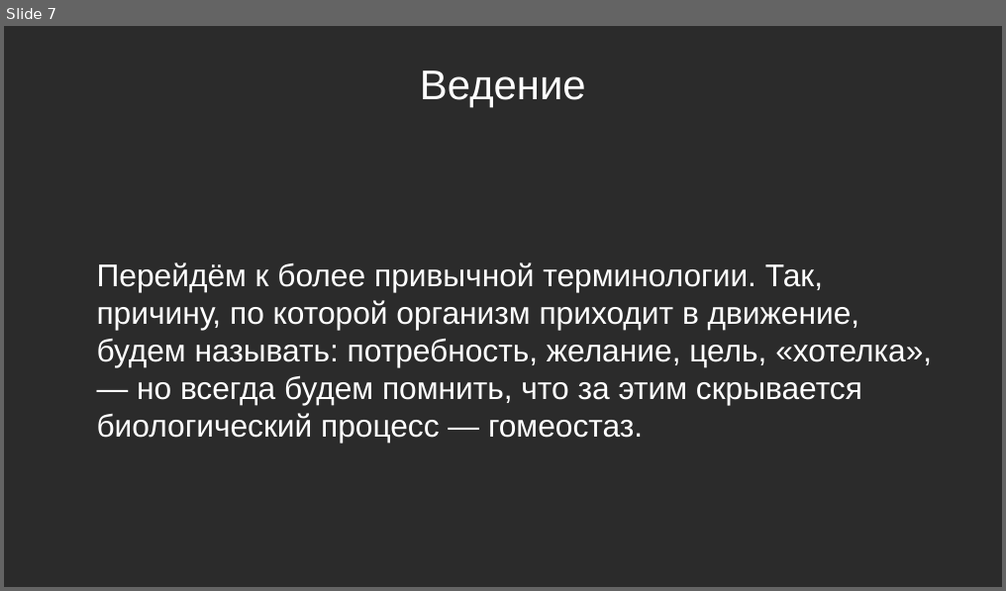
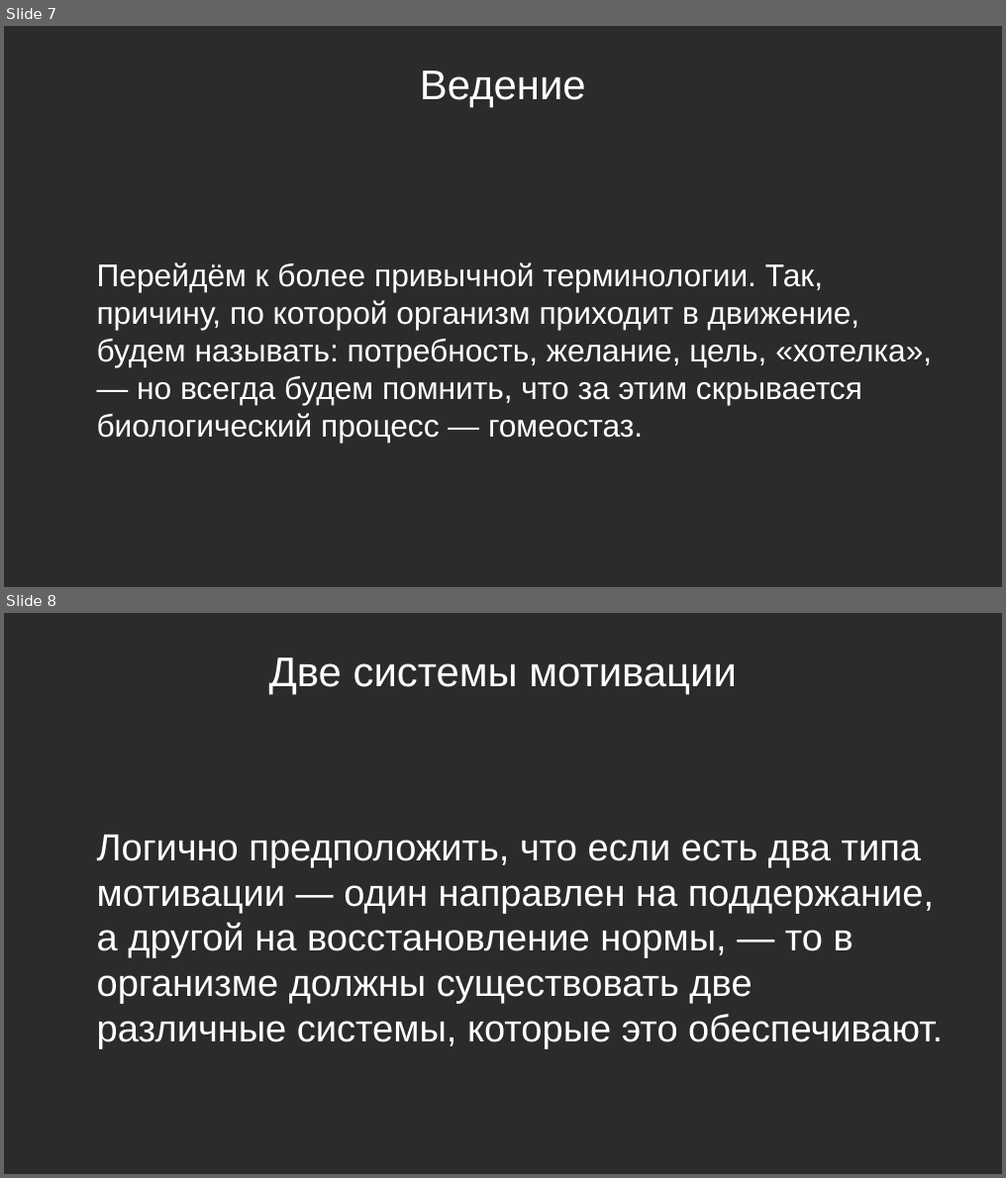
Before and after one commit to Chularev/articles, a slide deck: Psychology/Гомеостаз и мотивация (практика).odp. Shown one above the other, each under a label of ours: slide 7 before the commit, slides 7 and 8 after it. The pictures are 1006x591 and 1006x1178 pixels, drawn with LibreOffice and Linux fonts; fonts in the diff are those of the drawing; background and template pictures are left out; a plain dark background stands for a picture behind light text. Boxes give left, top, right and bottom in pixels: in the first picture for what was removed or moved away, otherwise in the second. Text is boxed around its words. In the diff, an @@ line names an element or a change of style, - is before the commit and + after.

```diff
--- a/Psychology/Гомеостаз и мотивация (практика).odp
+++ b/Psychology/Гомеостаз и мотивация (практика).odp
@@ slide 8 added at (x1=4, y1=613, x2=1002, y2=1174), background picture (left out) @@
@@ title added at (x1=269, y1=658, x2=737, y2=694), 33 pt, text #FFFFFF @@
+Две системы мотивации
@@ text added at (x1=97, y1=834, x2=943, y2=1050), 30 pt, text #FFFFFF @@
+Логично предположить, что если есть два типа мотивации — один направлен на поддержание, а другой на восстановление нормы, — то в организме должны существовать две различные системы, которые это обеспечивают.
```
Also in this commit, not shown: 3 other slides added.
